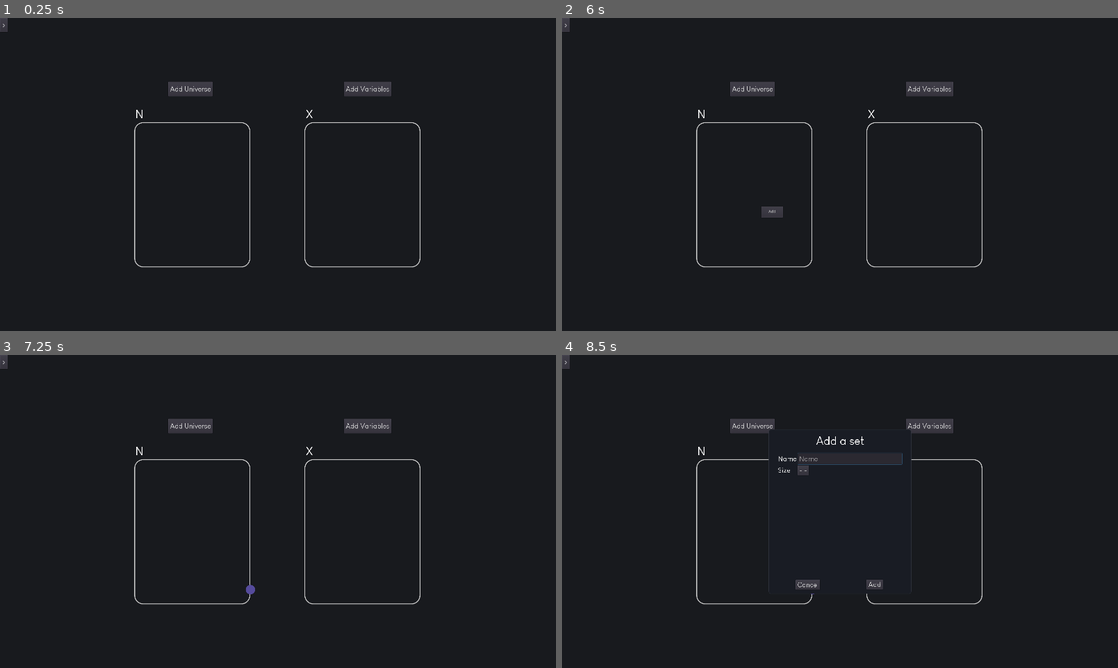
Above: before the commit, frames 1-4 (two rows, left to right).
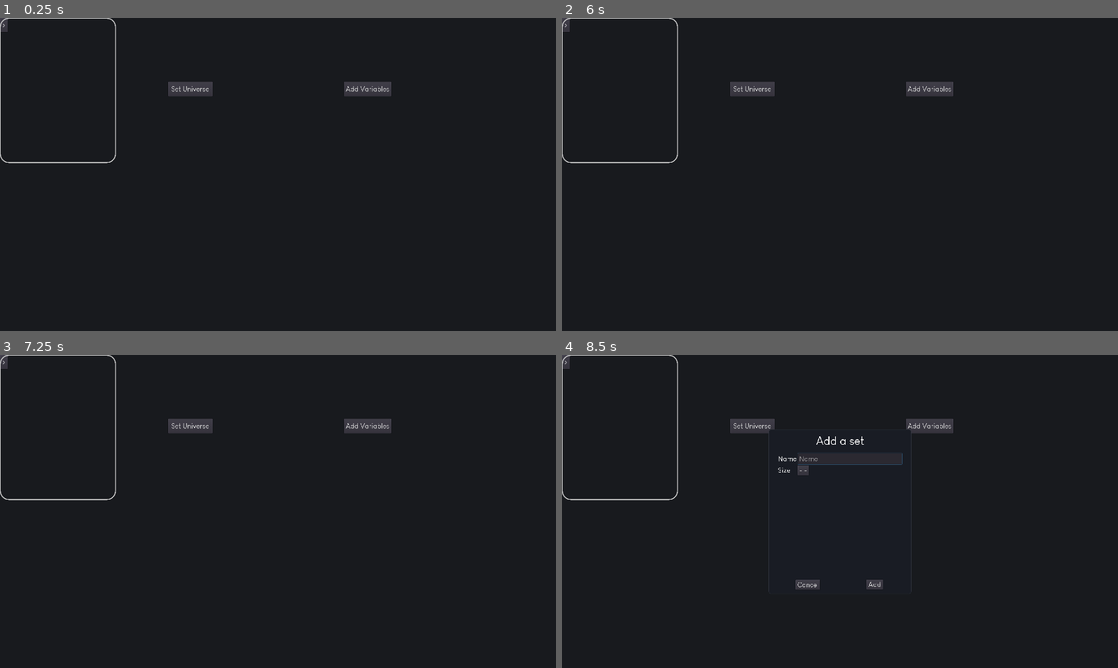
Above: after the commit, the same moments.

Repository: Mickaly13X/wv_project
Game: Godot game, scene res://Scenes/Main.tscn
Same seed, same stepped clock (60 frames per second), same inputs: the game is played once before the commit and once after it.
Inputs (mouse positions are in pixels of both pictures, inside the frame that each line leads up to):
- Up to frame 1 (0.25 s): no input
- Up to frame 2 (6 s): click (751, 89) at 0.5 s, where only the run before the commit has a clickable "Add Universe"; click (751, 89) at 1.25 s, where only the run after the commit has a clickable "Set Universe"; click "Add Variables" at 2 s; click ">" at 2.75 s; click "- -" at 3.5 s; click "Add" at 4.25 s; click "Cancel" at 5 s; click (756, 193) at 5.77 s
- Up to frame 3 (7.25 s): click (211, 549) at 6.5 s, where only the run before the commit has a clickable "Add"
- Up to frame 4 (8.5 s): click (751, 426) at 7.25 s, where only the run before the commit has a clickable "Add Universe"; click (751, 426) at 8 s, where only the run after the commit has a clickable "Set Universe"

The runs differ from the first frame. In frame 1, 1.0% of the frame differs, in the area x 0-76%, y 0-80%; in frame 2, 1.1%; in frame 3, 1.0%; in frame 4, 0.8%.

Commit message:
🌱 IMPROVE: Formatting

Diff:
--- a/Visualizer/Scenes/Main.tscn
+++ b/Visualizer/Scenes/Main.tscn
@@ -35,7 +35,7 @@
 "_edit_use_anchors_": false
 }
 
-[node name="Pn_Cola" type="Panel" parent="HSplit"]
+[node name="CoLaPanel" type="Panel" parent="HSplit"]
 visible = false
 margin_right = 320.0
 margin_bottom = 1080.0
@@ -45,7 +45,7 @@
 "_edit_use_anchors_": false
 }
 
-[node name="TextEdit" type="TextEdit" parent="HSplit/Pn_Cola"]
+[node name="CoLaInput" type="TextEdit" parent="HSplit/CoLaPanel"]
 anchor_right = 1.0
 anchor_bottom = 1.0
 margin_left = 8.0
@@ -60,7 +60,7 @@
 "_edit_use_anchors_": false
 }
 
-[node name="Pn_Main" type="Panel" parent="HSplit"]
+[node name="MainPanel" type="Panel" parent="HSplit"]
 margin_right = 1920.0
 margin_bottom = 1080.0
 rect_min_size = Vector2( 1024, 600 )
@@ -69,7 +69,7 @@
 "_edit_use_anchors_": false
 }
 
-[node name="AddSet" type="Button" parent="HSplit/Pn_Main"]
+[node name="SetUniverse" type="Button" parent="HSplit/MainPanel"]
 anchor_left = 0.5
 anchor_right = 0.5
 margin_left = -378.917
@@ -81,12 +81,12 @@
 size_flags_vertical = 3
 custom_fonts/font = ExtResource( 4 )
 enabled_focus_mode = 0
-text = "Add Universe"
+text = "Set Universe"
 __meta__ = {
 "_edit_use_anchors_": false
 }
 
-[node name="AddVariables" type="Button" parent="HSplit/Pn_Main"]
+[node name="AddVariables" type="Button" parent="HSplit/MainPanel"]
 anchor_left = 0.5
 anchor_right = 0.5
 margin_left = 228.429
@@ -103,7 +103,7 @@
 "_edit_use_anchors_": false
 }
 
-[node name="B_Cola" type="Button" parent="HSplit/Pn_Main"]
+[node name="OpenCoLa" type="Button" parent="HSplit/MainPanel"]
 margin_right = 27.0
 margin_bottom = 48.0
 focus_mode = 0
@@ -114,16 +114,17 @@
 "_edit_use_anchors_": false
 }
 
-[node name="Sets" type="Node2D" parent="HSplit/Pn_Main"]
+[node name="Sets" type="Control" parent="HSplit/MainPanel"]
+__meta__ = {
+"_edit_use_anchors_": false
+}
 
-[node name="N" parent="HSplit/Pn_Main/Sets" instance=ExtResource( 2 )]
-position = Vector2( 463.925, 360 )
+[node name="N" parent="HSplit/MainPanel/Sets" instance=ExtResource( 2 )]
 
-[node name="X" parent="HSplit/Pn_Main/Sets" instance=ExtResource( 2 )]
-position = Vector2( 1051.62, 360 )
+[node name="X" parent="HSplit/MainPanel/Sets" instance=ExtResource( 2 )]
 
 [node name="PopUpUniverse" parent="." instance=ExtResource( 3 )]
 popup_exclusive = true
-[connection signal="button_up" from="HSplit/Pn_Main/AddSet" to="." method="popup_universe" binds= [ "N" ]]
-[connection signal="button_up" from="HSplit/Pn_Main/AddVariables" to="." method="popup_universe" binds= [ "X" ]]
-[connection signal="button_up" from="HSplit/Pn_Main/B_Cola" to="." method="_on_B_Cola_button_up"]
+[connection signal="button_up" from="HSplit/MainPanel/SetUniverse" to="." method="popup_universe" binds= [ "N" ]]
+[connection signal="button_up" from="HSplit/MainPanel/AddVariables" to="." method="popup_universe" binds= [ "X" ]]
+[connection signal="button_up" from="HSplit/MainPanel/OpenCoLa" to="." method="toggle_cola_panel"]
--- a/Visualizer/Scenes/PopUpAddSet.tscn
+++ b/Visualizer/Scenes/PopUpAddSet.tscn
@@ -1,8 +1,6 @@
-[gd_scene load_steps=8 format=2]
+[gd_scene load_steps=5 format=2]
 
-[ext_resource path="res://Scripts/pu_advanced_settings.gd" type="Script" id=1]
 [ext_resource path="res://Scripts/pu_add_set.gd" type="Script" id=2]
-[ext_resource path="res://util/blur.shader" type="Shader" id=3]
 [ext_resource path="res://Fonts/font.tres" type="DynamicFont" id=4]
 [ext_resource path="res://Fonts/font medium.tres" type="DynamicFont" id=5]
 
@@ -19,10 +17,6 @@
 corner_radius_bottom_right = 8
 corner_radius_bottom_left = 8
 
-[sub_resource type="ShaderMaterial" id=2]
-shader = ExtResource( 3 )
-shader_param/amount = 4.0
-
 [node name="AddSet" type="PopupDialog"]
 anchor_left = 0.5
 anchor_top = 0.5
@@ -36,7 +30,7 @@
 custom_styles/panel = SubResource( 1 )
 script = ExtResource( 2 )
 
-[node name="Lb_AddSet" type="Label" parent="."]
+[node name="Title" type="Label" parent="."]
 anchor_left = 0.5
 anchor_right = 0.5
 margin_left = -83.5
@@ -66,7 +60,7 @@
 "_edit_use_anchors_": false
 }
 
-[node name="L_Name" type="Label" parent="Items"]
+[node name="NameLabel" type="Label" parent="Items"]
 margin_top = 5.0
 margin_right = 64.0
 margin_bottom = 33.0
@@ -77,7 +71,7 @@
 "_edit_use_anchors_": false
 }
 
-[node name="LE_Name" type="LineEdit" parent="Items"]
+[node name="NameInput" type="LineEdit" parent="Items"]
 margin_left = 68.0
 margin_right = 428.0
 margin_bottom = 38.0
@@ -91,7 +85,7 @@
 "_edit_use_anchors_": false
 }
 
-[node name="L_Size" type="Label" parent="Items"]
+[node name="SizeLabel" type="Label" parent="Items"]
 margin_top = 45.0
 margin_right = 64.0
 margin_bottom = 73.0
@@ -114,22 +108,7 @@
 "_edit_use_anchors_": false
 }
 
-[node name="CB_Distinguishable" type="CheckBox" parent="."]
-visible = false
-margin_left = 30.3378
-margin_top = 166.875
-margin_right = 219.338
-margin_bottom = 202.875
-focus_mode = 0
-custom_fonts/font = ExtResource( 5 )
-shortcut_in_tooltip = false
-enabled_focus_mode = 0
-text = "Distinguishable"
-__meta__ = {
-"_edit_use_anchors_": false
-}
-
-[node name="B_Add" type="Button" parent="."]
+[node name="AddButton" type="Button" parent="."]
 margin_left = 337.736
 margin_top = 518.016
 margin_right = 393.736
@@ -142,7 +121,7 @@
 "_edit_use_anchors_": false
 }
 
-[node name="B_Cancel" type="Button" parent="."]
+[node name="CancelButton" type="Button" parent="."]
 anchor_top = 0.00182352
 anchor_right = 0.0569106
 anchor_bottom = 0.00182352
@@ -157,61 +136,6 @@
 __meta__ = {
 "_edit_use_anchors_": false
 }
-
-[node name="B_AdvancedSettings" type="Button" parent="."]
-visible = false
-anchor_left = -0.000437129
-anchor_top = 0.00075232
-anchor_right = -0.000437129
-anchor_bottom = 0.00075232
-margin_left = 252.798
-margin_top = 279.71
-margin_right = 461.798
-margin_bottom = 313.71
-focus_mode = 0
-custom_fonts/font = ExtResource( 5 )
-enabled_focus_mode = 0
-text = "Advanced Settings"
-__meta__ = {
-"_edit_use_anchors_": false
-}
-
-[node name="PU_AdvancedSettings" type="Popup" parent="."]
-margin_left = 1.48993
-margin_top = 1.21393
-margin_right = 1035.25
-margin_bottom = 609.214
-popup_exclusive = true
-script = ExtResource( 1 )
-__meta__ = {
-"_edit_use_anchors_": false
-}
-
-[node name="P_AdvancedSettings" type="Panel" parent="PU_AdvancedSettings"]
-margin_left = 428.0
-margin_top = 115.0
-margin_right = 609.0
-margin_bottom = 454.0
-
-[node name="ColorRect" type="ColorRect" parent="PU_AdvancedSettings"]
-visible = false
-material = SubResource( 2 )
-margin_left = 359.0
-margin_top = 117.0
-margin_right = 673.0
-margin_bottom = 453.0
-__meta__ = {
-"_edit_use_anchors_": false
-}
-
-[node name="B_Done" type="Button" parent="PU_AdvancedSettings"]
-margin_left = 496.326
-margin_top = 427.754
-margin_right = 542.326
-margin_bottom = 447.754
-focus_mode = 0
-enabled_focus_mode = 0
-text = "Done"
 
 [node name="Popup" type="Popup" parent="."]
 anchor_left = 0.5
@@ -235,7 +159,7 @@
 "_edit_use_anchors_": false
 }
 
-[node name="L_Popup" type="Label" parent="Popup"]
+[node name="PopupLabel" type="Label" parent="Popup"]
 anchor_right = 1.0
 anchor_bottom = 1.0
 margin_left = 16.0
@@ -250,7 +174,5 @@
 "_edit_lock_": true,
 "_edit_use_anchors_": false
 }
-[connection signal="button_up" from="B_Add" to="." method="_on_B_Add_button_up"]
-[connection signal="button_up" from="B_Cancel" to="." method="_on_B_Cancel_button_up"]
-[connection signal="button_up" from="B_AdvancedSettings" to="." method="_on_B_AdvancedSettings_button_up"]
-[connection signal="button_up" from="PU_AdvancedSettings/B_Done" to="PU_AdvancedSettings" method="_on_B_Done_button_up"]
+[connection signal="button_up" from="AddButton" to="." method="_on_B_Add_button_up"]
+[connection signal="button_up" from="CancelButton" to="." method="_on_B_Cancel_button_up"]
--- a/Visualizer/Scenes/Set.tscn
+++ b/Visualizer/Scenes/Set.tscn
@@ -1,6 +1,6 @@
 [gd_scene load_steps=3 format=2]
 
-[ext_resource path="res://Scripts/Set.gd" type="Script" id=1]
+[ext_resource path="res://Scripts/set.gd" type="Script" id=1]
 [ext_resource path="res://Fonts/font medium.tres" type="DynamicFont" id=2]
 
 [node name="Set" type="Node2D"]
@@ -8,7 +8,7 @@
 
 [node name="Elements" type="Node2D" parent="."]
 
-[node name="L_Name" type="Label" parent="."]
+[node name="NameLabel" type="Label" parent="."]
 margin_left = -32.3018
 margin_top = -37.1522
 margin_right = 59.6982
--- a/Visualizer/Scenes/Set0.tscn
+++ b/Visualizer/Scenes/Set0.tscn
@@ -3,8 +3,11 @@
 [ext_resource path="res://Scripts/set0.gd" type="Script" id=1]
 [ext_resource path="res://Fonts/font.tres" type="DynamicFont" id=2]
 
-[node name="Set0" type="Node2D"]
+[node name="Set0" type="Control"]
 script = ExtResource( 1 )
+__meta__ = {
+"_edit_use_anchors_": false
+}
 
 [node name="ButtonGlobal" type="Button" parent="."]
 margin_right = 400.0
--- a/Visualizer/Scripts/Main.gd
+++ b/Visualizer/Scripts/Main.gd
@@ -4,6 +4,8 @@
 
 onready var SET = preload("res://Scenes/Set.tscn")
 onready var MB_SIZE = $PopUpUniverse/Items/MbSize
+onready var OPEN_COLA = $HSplit/MainPanel/OpenCoLa
+onready var COLA_PANEL = $HSplit/CoLaPanel
 
 var not_domains = ["structure","size","pos","count","not","inter","union","in"]
 var diagrams = []
@@ -45,9 +47,9 @@
 
 func add_universe(tag : String, custom_name : String, size : int) -> void:
 
-	var Universe : Node2D = $HSplit/Pn_Main/Sets.get_node(tag)
+	var Universe : Node = $HSplit/MainPanel/Sets.get_node(tag)
 	Universe.set_name(custom_name)
-	Universe.set_size(size)
+	Universe.add_elements(size)
 
 func draw_circle_custom(radius : float, pos : Vector2, color : Color = Color.white, maxerror = 0.25):
 
@@ -195,16 +197,18 @@
 	$PopUpUniverse.ref_universe = universe_tag
 	$PopUpUniverse.popup()
 
-func _on_B_Cola_button_up():
-
-	if $HSplit/Pn_Main/B_Cola.text == ">":
+
+func _on_AddVariables_button_up():
+	pass # Replace with function body.
+
+
+func toggle_cola_panel():
+
+	if OPEN_COLA.text == ">":
 		$HSplit.dragger_visibility = SplitContainer.DRAGGER_VISIBLE
-		$HSplit/Pn_Cola.show()
-		$HSplit/Pn_Main/B_Cola.text = "<"
+		COLA_PANEL.show()
+		OPEN_COLA.text = "<"
 	else:
 		$HSplit.dragger_visibility = SplitContainer.DRAGGER_HIDDEN_COLLAPSED
-		$HSplit/Pn_Cola.hide()
-		$HSplit/Pn_Main/B_Cola.text = ">"
-
-func _on_AddVariables_button_up():
-	pass # Replace with function body.
+		COLA_PANEL.hide()
+		OPEN_COLA.text = ">"
--- a/Visualizer/Scripts/pu_add_set.gd
+++ b/Visualizer/Scripts/pu_add_set.gd
@@ -1,31 +1,32 @@
 extends Popup
 
 const Exception = preload("res://util/ExceptionIDs.gd")
+
+onready var NAME_INPUT = $Items/NameInput
+onready var MB_SIZE = $Items/MbSize
 
 var ref_universe : String
 
 #returns if user input is valid
 func return_input_validity():
 
-	if $Items/LE_Name.text == "":
+	if NAME_INPUT.text == "":
 		return Exception.NoName
-	if $Items/MbSize.text == "- -":
+	if MB_SIZE.text == "- -":
 		return Exception.NoSize
 	return 0
 
 #clear user input
 func clear_user_input():
-	$Items/LE_Name.text = ""
-	$Items/MbSize.text = "- -"
+	NAME_INPUT.text = ""
+	MB_SIZE.text = "- -"
 
 func get_name():
-	return $Items/LE_Name.text
+	return NAME_INPUT.text
 
 func get_size():
-	return int($Items/MbSize.text)
+	return int(MB_SIZE.text)
 
-func get_distinguishability():
-	return $CB_Distinguishable.pressed
 
 func _on_B_Add_button_up():
 
@@ -35,8 +36,6 @@
 
 		var new_set_name = get_name()
 		var new_set_size = get_size()
-		var new_set_distinguishable = get_distinguishability()
-
 		get_parent().add_universe(ref_universe, new_set_name, new_set_size)
 		#get_parent().add_set(new_set_name, new_set_size, new_set_distinguishable)
 		#TODO Check for Advanced settings
@@ -46,15 +45,13 @@
 		self.hide()
 
 	elif return_value == Exception.NoName:
-		$Popup/L_Popup.text = "Please specify a name"
+		$Popup/PopupLabel.text = "Please specify a name"
 		$Popup.popup()
 
 	elif return_value == Exception.NoSize:
-		$Popup/L_Popup.text = "Please choose a size"
+		$Popup/PopupLabel.text = "Please choose a size"
 		$Popup.popup()
 
-func _on_B_AdvancedSettings_button_up():
-	$PU_AdvancedSettings.popup()
 
 func _on_B_Cancel_button_up():
 	clear_user_input()
--- a/Visualizer/Scripts/set.gd
+++ b/Visualizer/Scripts/set.gd
@@ -17,7 +17,7 @@
 
 func set_name(new_name):
 	sname = new_name
-	$L_Name.text = new_name
+	$NameLabel.text = new_name
 
 
 #TODO add ability to add names to elements -> adv settings
--- a/Visualizer/Scripts/set0.gd
+++ b/Visualizer/Scripts/set0.gd
@@ -1,4 +1,4 @@
-extends Node2D
+extends Control
 
 const ELEMENT = preload("res://Scenes/Element.tscn")
 
@@ -49,6 +49,6 @@
 	if custom_name == "": $Label.text = name
 	else: $Label.text = name + " (" + custom_name + ")"
 
-func set_size(size : int) -> void:
-	for i in range(size):
+func add_elements(amount : int) -> void:
+	for i in range(amount):
 		add_element()
Not shown, changed: .DS_Store
Not shown, changed: Visualizer/.DS_Store
Not shown, changed: Visualizer/Fonts/.DS_Store
